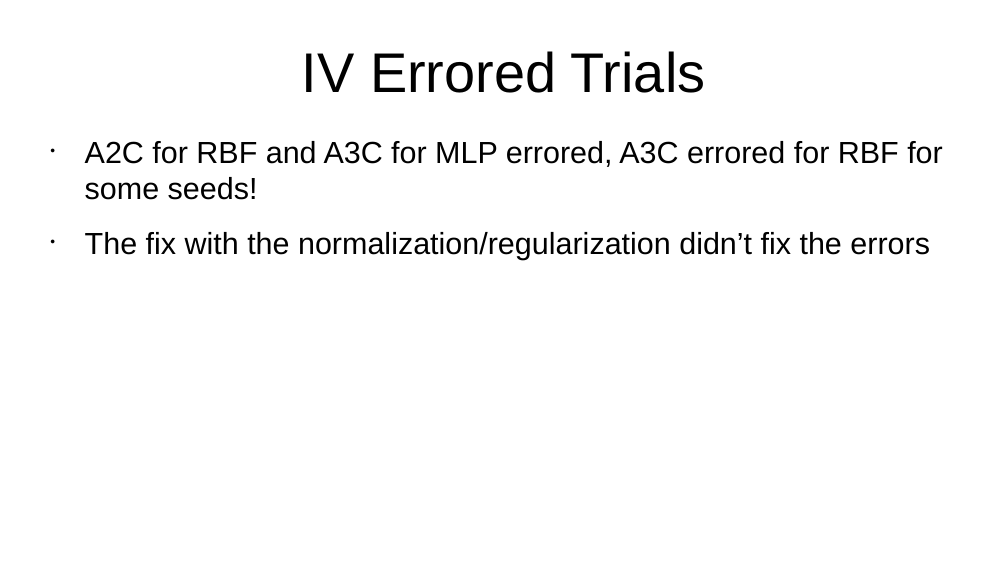
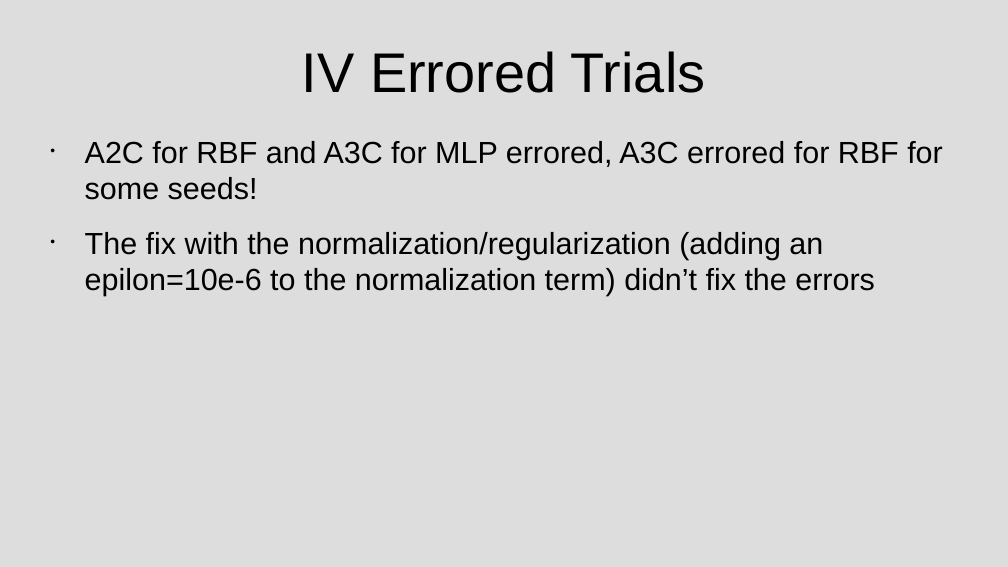
Before and after one commit to sgillen/seagul, a slide deck: slide 8 of seagul/rllib/rllib_with_rbf/Temporary_Results.pptx (slide 5 before the commit). Drawn at 1008x567 pixels with LibreOffice and Linux fonts; fonts in the diff are those of the drawing. Boxes give left, top, right and bottom in pixels: in the first picture for what was removed or moved away, otherwise in the second. Text is boxed around its words. In the diff, an @@ line names an element or a change of style, - is before the commit and + after.

```diff
--- a/seagul/rllib/rllib_with_rbf/Temporary_Results.pptx
+++ b/seagul/rllib/rllib_with_rbf/Temporary_Results.pptx
@@ background #FFFFFF to #BFBFBF at 53% opacity @@
@@ text at <box>85,232,875,296</box>: text changed @@
-• The fix with the normalization/regularization didn’t fix the errors
+• The fix with the normalization/regularization (adding an epilon=10e-6 to the normalization term) didn’t fix the errors
```
Also in this commit, not shown: 17 other slides changed, 7 slides added, 1 slide removed.
